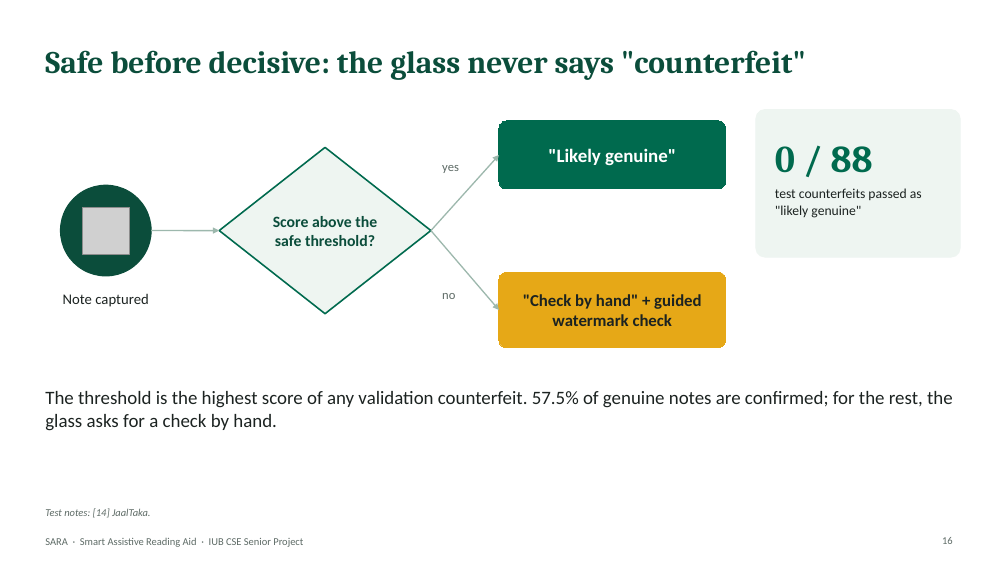
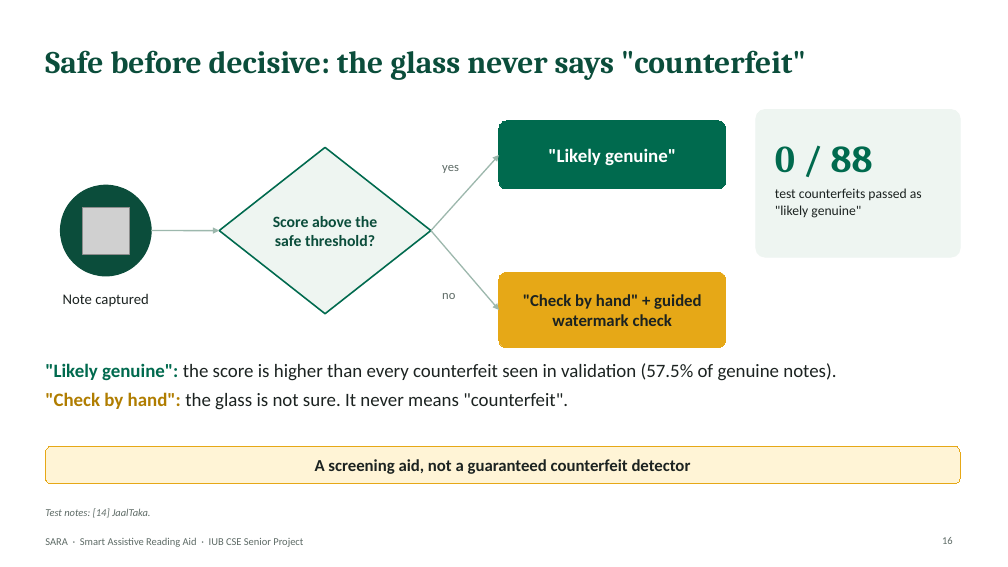
Before and after one commit to aflam330/Senior_project_wearable_glass_for_blind_people_using_ocr_and_ylo, a slide deck: slide 16 of Thesis Report and paper/thesis report/slides/SARA_Presentation.pptx. Drawn at 1008x567 pixels with LibreOffice and Linux fonts; fonts in the diff are those of the drawing; grey boxes stand for pictures. Boxes give left, top, right and bottom in pixels: in the first picture for what was removed or moved away, otherwise in the second. Text is boxed around its words. In the diff, an @@ line names an element or a change of style, - is before the commit and + after.

```diff
--- a/Thesis Report and paper/thesis report/slides/SARA_Presentation.pptx
+++ b/Thesis Report and paper/thesis report/slides/SARA_Presentation.pptx
@@ text at [45,363,836,410]: text changed @@
-The threshold is the highest score of any validation counterfeit. 57.5% of genuine notes are confirmed; for the rest, the glass asks for a check by hand.
+"Likely genuine": the score is higher than every counterfeit seen in validation (57.5% of genuine notes).
+"Check by hand": the glass is not sure. It never means "counterfeit".
@@ rounded rectangle added at [45,446,960,484], fill #FFF4D6, outline #E6A817 0.75 pt, 16 pt, text #1C2321, bold @@
+A screening aid, not a guaranteed counterfeit detector
```
Also in this commit, not shown: 17 other slides changed, 7 other files.
